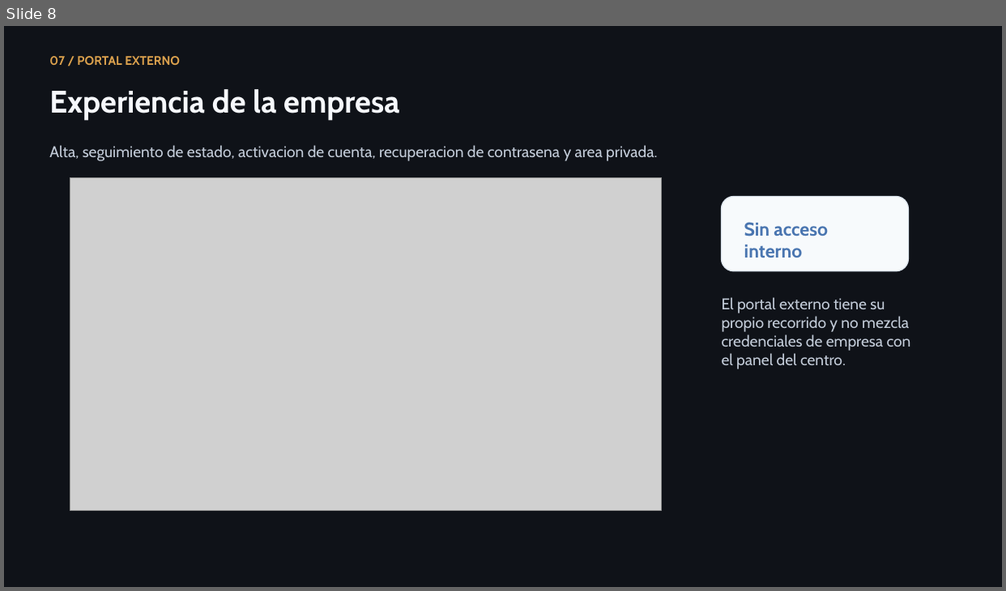
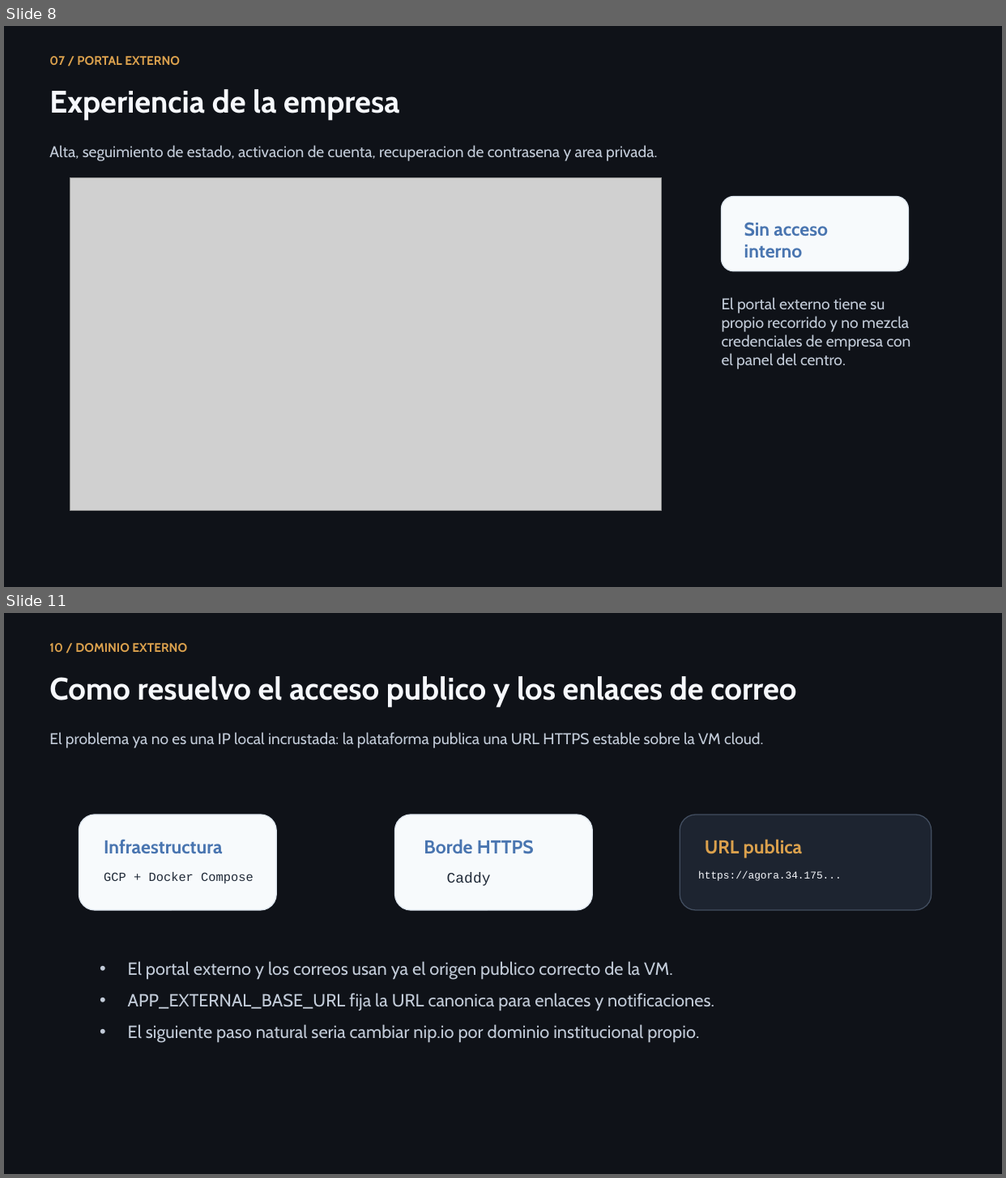
Before and after one commit to lmendez861/TFG-Agora, a slide deck: docs/presentacion-defensa-final.pptx. Shown one above the other, each under a label of ours: slide 8 before the commit, slides 8 and 11 after it; the slides between them are not shown. The pictures are 1006x591 and 1006x1178 pixels, drawn with LibreOffice and Linux fonts; fonts in the diff are those of the drawing; grey boxes stand for pictures. Boxes give left, top, right and bottom in pixels: in the first picture for what was removed or moved away, otherwise in the second. Text is boxed around its words. In the diff, an @@ line names an element or a change of style, - is before the commit and + after.

Commit message:
Unify desktop cloud ops and refresh defense assets

```diff
--- a/docs/presentacion-defensa-final.pptx
+++ b/docs/presentacion-defensa-final.pptx
@@ slide 11 added at (x1=4, y1=613, x2=1002, y2=1174), background #0F1218 @@
@@ text added at (x1=49, y1=643, x2=187, y2=652), 12 pt, text #DBA14D, bold @@
+10 / DOMINIO EXTERNO
@@ text added at (x1=49, y1=676, x2=796, y2=708), 30 pt, text #F6F8FC, bold @@
+Como resuelvo el acceso publico y los enlaces de correo
@@ text added at (x1=49, y1=732, x2=763, y2=748), 15 pt, text #C2CBD8 @@
+El problema ya no es una IP local incrustada: la plataforma publica una URL HTTPS estable sobre la VM cloud.
@@ rounded rectangle added at (x1=79, y1=815, x2=276, y2=910), fill #F7FAFC, outline #DDE5EE 1 pt @@
@@ rounded rectangle added at (x1=394, y1=815, x2=592, y2=910), fill #F7FAFC, outline #DDE5EE 1 pt @@
@@ rounded rectangle added at (x1=680, y1=815, x2=931, y2=910), fill #1D2430, outline #424E60 1 pt @@
@@ text added at (x1=104, y1=839, x2=222, y2=854), 18 pt, text #4975B0, bold @@
+Infraestructura
@@ text added at (x1=424, y1=839, x2=534, y2=854), 18 pt, text #4975B0, bold @@
+Borde HTTPS
@@ text added at (x1=705, y1=839, x2=803, y2=858), 18 pt, text #DBA14D, bold @@
+URL publica
@@ text added at (x1=104, y1=872, x2=253, y2=884), 12 pt, text #1F2937 @@
+GCP + Docker Compose
@@ text added at (x1=447, y1=873, x2=491, y2=886), 14 pt, text #1F2937 @@
+Caddy
@@ text added at (x1=698, y1=871, x2=841, y2=881), 10 pt, text #F6F8FC @@
+https://agora.34.175...
@@ text added at (x1=128, y1=961, x2=714, y2=1043), 17 pt, text #C2CBD8 @@
+• El portal externo y los correos usan ya el origen publico correcto de la VM.
+• APP_EXTERNAL_BASE_URL fija la URL canonica para enlaces y notificaciones.
+• El siguiente paso natural seria cambiar nip.io por dominio institucional propio.
```
Also in this commit, not shown: 4 slides changed, 7 other slides added, 7 slides removed, 20 other files.
